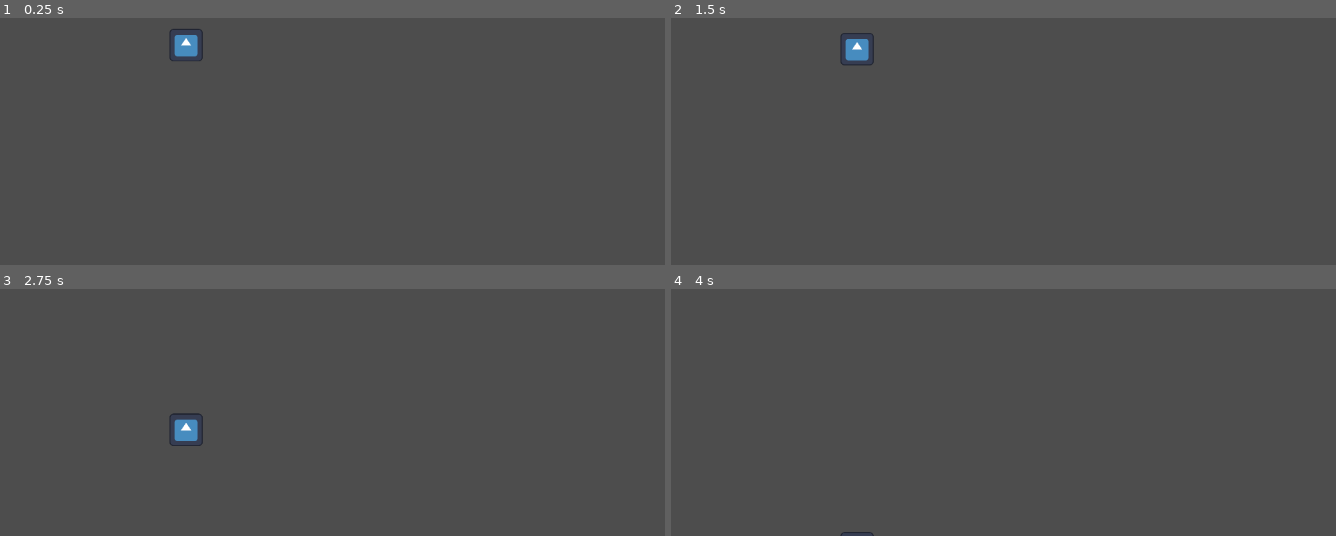
Above: before the commit, frames 1-4 (two rows, left to right).
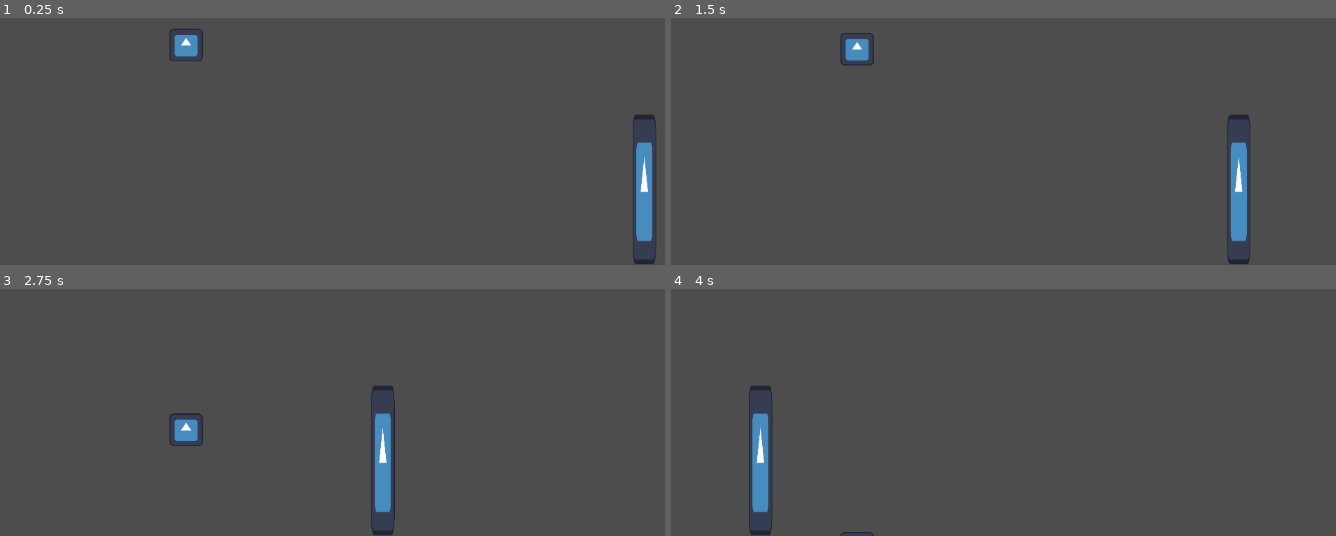
Above: after the commit, the same moments.

Repository: imbev/WhenPenguinsFly
Game: Godot game, scene res://game.tscn
The game is run twice, just before and just after one commit, with the same random seed, the same clock (stepped at 60 frames per second) and the same inputs. The engine's default icon, where the game draws it, is replaced by a stand-in: a white triangle on a blue panel in a dark square.
Inputs:
- Up to frame 1 (0.25 s): no input
- Up to frame 2 (1.5 s): tap W (jump) at 0.77 s
- Up to frame 3 (2.75 s): tap W (jump) at 1.52 s
- Up to frame 4 (4 s): tap W (jump) at 3.02, 3.77 s

The runs differ from the first frame. In frame 1, 1.3% of the frame differs, in the area x 95-99%, y 39-100%; in frame 2, 1.3%; in frame 3, 1.3%, in the area x 55-60%, y 39-100%; in frame 4, 1.3%.
Error after the commit: Invalid call. Nonexistent function 'game_over' in base 'CharacterBody2D (player.gd)'. (res://enemy/enemy.gd:7)

Commit message:
Add enemy

Diff:
--- /dev/null
+++ b/enemy/enemy.gd
@@ -0,0 +1,7 @@
+extends Area2D
+
+
+
+func _on_body_entered(body):
+	if body.name == "Player":
+		body.game_over()
--- /dev/null
+++ b/enemy/enemy.tscn
@@ -0,0 +1,20 @@
+[gd_scene load_steps=4 format=3 uid="uid://fhnxqqhik7vj"]
+
+[ext_resource type="Texture2D" uid="uid://brguird2qsucq" path="res://icon.svg" id="1_252mm"]
+[ext_resource type="Script" path="res://enemy/enemy.gd" id="1_usw2t"]
+
+[sub_resource type="CapsuleShape2D" id="CapsuleShape2D_p4ggh"]
+radius = 17.0
+height = 216.0
+
+[node name="Enemy" type="Area2D"]
+script = ExtResource("1_usw2t")
+
+[node name="Sprite2D" type="Sprite2D" parent="."]
+scale = Vector2(0.265625, 1.6875)
+texture = ExtResource("1_252mm")
+
+[node name="CollisionShape2D" type="CollisionShape2D" parent="."]
+shape = SubResource("CapsuleShape2D_p4ggh")
+
+[connection signal="body_entered" from="." to="." method="_on_body_entered"]
--- a/game.tscn
+++ b/game.tscn
@@ -1,8 +1,12 @@
-[gd_scene load_steps=2 format=3 uid="uid://dhsyim1ws7jr7"]
+[gd_scene load_steps=3 format=3 uid="uid://dhsyim1ws7jr7"]
 
 [ext_resource type="PackedScene" uid="uid://4pn774jxveun" path="res://player/player.tscn" id="1_wahra"]
+[ext_resource type="PackedScene" uid="uid://fhnxqqhik7vj" path="res://enemy/enemy.tscn" id="2_3msyf"]
 
 [node name="Node2D" type="Node2D"]
 
 [node name="Player" parent="." instance=ExtResource("1_wahra")]
 position = Vector2(145, 281)
+
+[node name="Enemy" parent="." instance=ExtResource("2_3msyf")]
+position = Vector2(809, 496)
